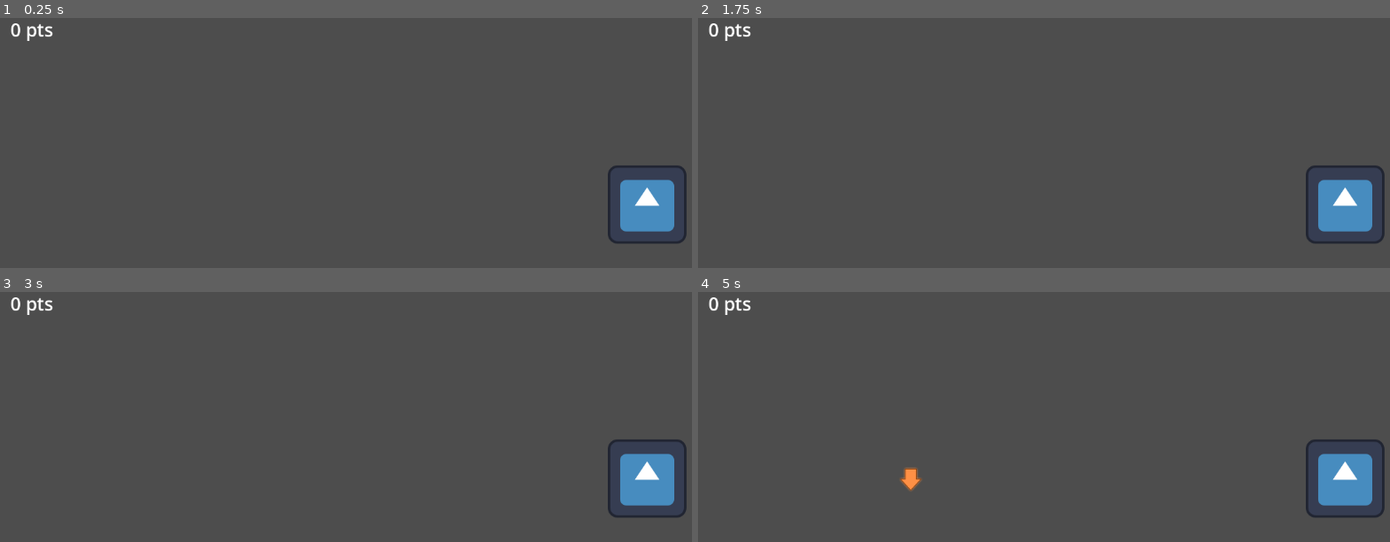
Above: before the commit, frames 1-4 (two rows, left to right).
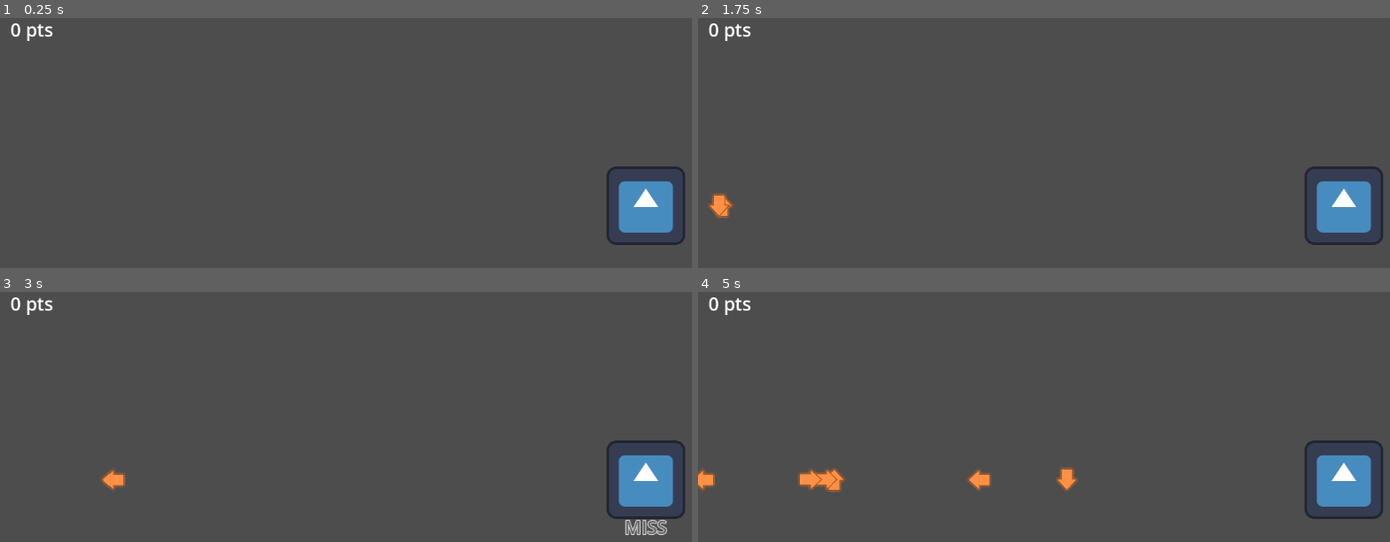
Above: after the commit, the same moments.

Repository: dash4k/test-gemastik2025
Game: Godot game, scene res://Assets/Scenes/Rythm/game_level.tscn
Same seed, same stepped clock (60 frames per second), same inputs: the game is played once before the commit and once after it. The engine's default icon, where the game draws it, is replaced by a stand-in: a white triangle on a blue panel in a dark square.
Inputs (mouse positions are in pixels of both pictures, inside the frame that each line leads up to):
- Up to frame 1 (0.25 s): no input
- Up to frame 2 (1.75 s): tap Enter at 0.5 s; move the mouse to (1210, 185) at 0.52 s; hold Right (ui_right) 0.53-1.28 s; click (1210, 185) at 0.6 s; move the mouse to (912, 225) at 1.27 s; hold Down (ui_down) from 1.28 s (still down); click (912, 225) at 1.35 s
- Up to frame 3 (3 s): move the mouse to (422, 392) at 2.02 s; release Down (ui_down) at 2.03 s; hold Right (ui_right) 2.03-2.78 s; click (422, 392) at 2.1 s; move the mouse to (outside the picture) at 2.77 s; hold Up (ui_up) from 2.78 s (still down); click (outside the picture) at 2.85 s
- Up to frame 4 (5 s): move the mouse to (1265, 539) at 3.52 s; release Up (ui_up) at 3.53 s; hold Left (ui_left) from 3.53 s (still down); click (1265, 539) at 3.6 s; move the mouse to (836, 419) at 4.27 s; click (836, 419) at 4.35 s

The runs differ from the first frame. In frame 1, 0.6% of the frame differs, in the area x 87-100%, y 59-91%; in frame 2, 0.8%; in frame 3, 1.1%; in frame 4, 1.8%, in the area x 0-100%, y 59-91%.

Commit message:
updated Rythm

Diff:
--- a/Assets/Scenes/Rythm/arrow.tscn
+++ b/Assets/Scenes/Rythm/arrow.tscn
@@ -1,33 +1,13 @@
-[gd_scene load_steps=6 format=3 uid="uid://f7f5npvadex8"]
+[gd_scene load_steps=3 format=3 uid="uid://f7f5npvadex8"]
 
 [ext_resource type="Script" uid="uid://4nu4ey7pcbto" path="res://Assets/Scripts/Rythm/arrow.gd" id="1_j04vr"]
 [ext_resource type="Texture2D" uid="uid://3evmqs4vuhrp" path="res://Assets/Imgs/Rythm/arrow_down.png" id="2_41o63"]
-[ext_resource type="Script" uid="uid://cw77856o2g047" path="res://Assets/Scenes/Rythm/collision_shape_2d.gd" id="3_41o63"]
-
-[sub_resource type="RectangleShape2D" id="RectangleShape2D_pixsr"]
-size = Vector2(19, 35)
-
-[sub_resource type="RectangleShape2D" id="RectangleShape2D_j04vr"]
-size = Vector2(35, 35)
 
 [node name="Arrow" type="Node2D"]
 script = ExtResource("1_j04vr")
 
 [node name="ArrowDown" type="Sprite2D" parent="."]
 texture = ExtResource("2_41o63")
-
-[node name="PerfectHitBox" type="Area2D" parent="ArrowDown"]
-
-[node name="CollisionShape2D" type="CollisionShape2D" parent="ArrowDown/PerfectHitBox"]
-position = Vector2(0.5, -0.5)
-shape = SubResource("RectangleShape2D_pixsr")
-
-[node name="GoodHitBox" type="Area2D" parent="ArrowDown"]
-
-[node name="CollisionShape2D" type="CollisionShape2D" parent="ArrowDown/GoodHitBox"]
-position = Vector2(-0.5, -0.5)
-shape = SubResource("RectangleShape2D_j04vr")
-script = ExtResource("3_41o63")
 
 [node name="Timer" type="Timer" parent="."]
 wait_time = 5.0
--- a/Assets/Scenes/Rythm/key_listener.gd
+++ b/Assets/Scenes/Rythm/key_listener.gd
@@ -1,4 +1,4 @@
-extends Area2D
+extends Sprite2D
 
 @onready var arrow = preload("res://Assets/Scenes/Rythm/arrow.tscn")
 @onready var score_text = preload("res://Assets/Scenes/Rythm/score_press_text.tscn")
@@ -13,15 +13,15 @@
 var curr_arrow = 1
 var curr_arrow_direction = ""
 
-var perfect_threshold: float = 30
-var great_threshold: float = 50
-var good_threshold: float = 60
-var ok_threshold: float = 80
+var perfect_threshold: float = 15
+var great_threshold: float = 30
+var good_threshold: float = 45
+var ok_threshold: float = 60
 
-var perfect_score: float = 150
-var great_score: float = 100
-var good_score: float = 75
-var ok_score: float = 50
+var perfect_score: int = 150
+var great_score: int = 100
+var good_score: int = 75
+var ok_score: int = 50
 
 func _process(delta: float) -> void:
 	if arrow_queue.size() > 0:
@@ -40,33 +40,32 @@
 			if Input.is_action_just_pressed(key):
 				var current_key = arrow_queue.pop_front()
 
-				var distance_from_key_listener = abs(current_key.pass_threshold - current_key.global_position.x)
+				var distance = abs(current_key.pass_threshold - current_key.global_position.x)
 
-				var score_type: String = ""
+				var score_type = "MISS"
+				var score_value = 0
 
-				if distance_from_key_listener < perfect_score:
-					RythmSignals.IncrementScore.emit(perfect_score)
+				if distance <= perfect_threshold:
 					score_type = "PERFECT"
-				elif distance_from_key_listener < great_score:
-					RythmSignals.IncrementScore.emit(great_score)
+					score_value = perfect_score
+				elif distance <= great_threshold:
 					score_type = "GREAT"
-				elif distance_from_key_listener < good_score:
-					RythmSignals.IncrementScore.emit(good_score)
+					score_value = great_score
+				elif distance <= good_threshold:
 					score_type = "GOOD"
-				elif distance_from_key_listener < ok_score:
-					RythmSignals.IncrementScore.emit(ok_score)
+					score_value = good_score
+				elif distance <= ok_threshold:
 					score_type = "OK"
-				else:
-					score_type = "MISS"
+					score_value = ok_score
 
-				current_key.queue_free()
+				RythmSignals.IncrementScore.emit(score_value)
 
 				var score_text_inst = score_text.instantiate()
 				get_tree().get_root().call_deferred("add_child", score_text_inst)
+				score_text_inst.SetTextInfo(score_type)
+				score_text_inst.global_position = global_position + Vector2(0, 50)
 
-				score_text_inst.SetTextInfo(score_type)
-
-				score_text_inst.global_position = global_position + Vector2(0, 50)
+				current_key.queue_free()
 
 func CreateArrow(arrow_direction):
 	var arrow_inst = arrow.instantiate()
@@ -80,5 +79,5 @@
 	curr_arrow = randi_range(1, 4)
 	curr_arrow_direction = arrow_map[curr_arrow]
 	CreateArrow(curr_arrow_direction)
-	$RandomSpawnTimer.wait_time = randi_range(0.01, 1)
+	$RandomSpawnTimer.wait_time = randf_range(0.01, 1)
 	$RandomSpawnTimer.start()
--- a/Assets/Scenes/Rythm/key_listener.tscn
+++ b/Assets/Scenes/Rythm/key_listener.tscn
@@ -1,24 +1,14 @@
-[gd_scene load_steps=4 format=3 uid="uid://dpjrcp3awijrf"]
+[gd_scene load_steps=3 format=3 uid="uid://dpjrcp3awijrf"]
 
 [ext_resource type="Texture2D" uid="uid://cmb8xae5sae0j" path="res://icon.svg" id="1_4sx6p"]
 [ext_resource type="Script" uid="uid://blx0vjyxfugcq" path="res://Assets/Scenes/Rythm/key_listener.gd" id="2_0akhk"]
 
-[sub_resource type="RectangleShape2D" id="RectangleShape2D_0akhk"]
-size = Vector2(126, 126)
-
-[node name="KeyListener" type="Area2D"]
+[node name="KeyListener" type="Sprite2D"]
+texture = ExtResource("1_4sx6p")
 script = ExtResource("2_0akhk")
-
-[node name="Icon" type="Sprite2D" parent="."]
-position = Vector2(2, -2)
-texture = ExtResource("1_4sx6p")
 
 [node name="RandomSpawnTimer" type="Timer" parent="."]
 one_shot = true
 autostart = true
 
-[node name="CollisionShape2D" type="CollisionShape2D" parent="."]
-position = Vector2(2, -2)
-shape = SubResource("RectangleShape2D_0akhk")
-
 [connection signal="timeout" from="RandomSpawnTimer" to="." method="_on_random_spawn_timer_timeout"]
